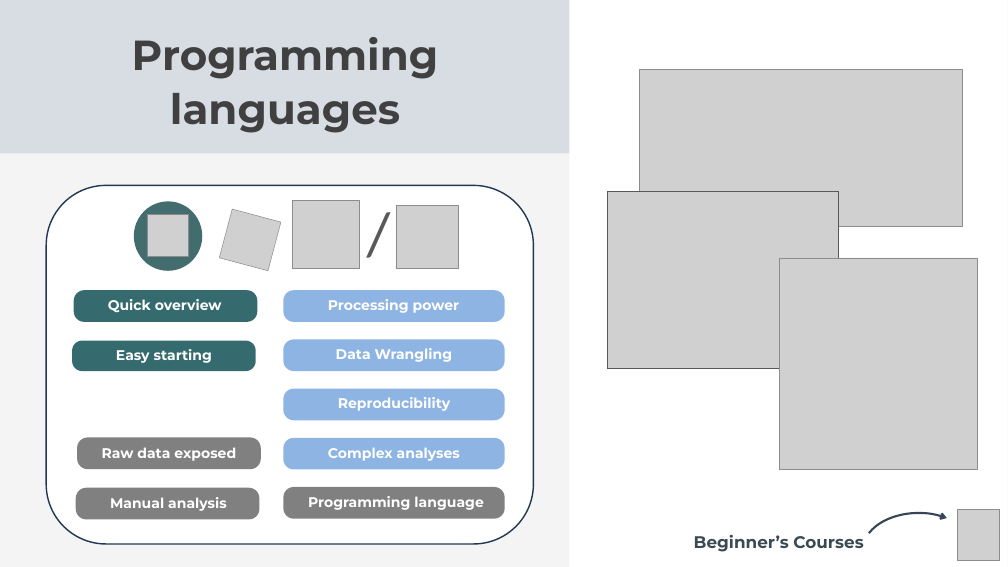
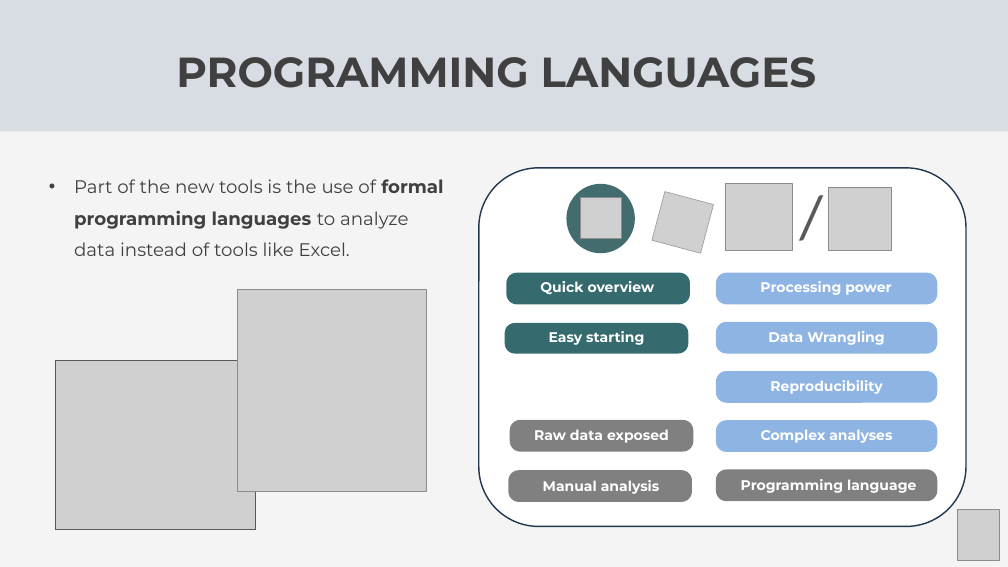
Before and after one commit to Center-for-Health-Data-Science/Foundations-of-Health-Data-Science, a slide deck: slide 17 of Slides/FHDS_Data_Collection_Part1.pptx (slide 19 before the commit). Drawn at 1008x567 pixels with LibreOffice and Linux fonts; fonts in the diff are those of the drawing; grey boxes stand for pictures. Boxes give left, top, right and bottom in pixels: in the first picture for what was removed or moved away, otherwise in the second. Text is boxed around its words. In the diff, an @@ line names an element or a change of style, - is before the commit and + after.

```diff
--- a/Slides/FHDS_Data_Collection_Part1.pptx
+++ b/Slides/FHDS_Data_Collection_Part1.pptx
@@ freeform shape resized from (x1=0, y1=0, x2=596, y2=153) to (x1=0, y1=0, x2=1008, y2=132) @@
@@ rectangle removed at (x1=570, y1=0, x2=1008, y2=567) @@
@@ text at (x1=176, y1=57, x2=817, y2=88): text changed @@
-Programming languages
+PROGRAMMING LANGUAGES
@@ picture removed at (x1=640, y1=70, x2=962, y2=226) @@
@@ text added at (x1=74, y1=179, x2=443, y2=256), 26 pt, text #404040 @@
+• Part of the new tools is the use of formal programming languages to analyze data instead of tools like Excel.
@@ 1 picture, 1 ellipse, 1 text moved together from (x1=134, y1=192, x2=408, y2=271) to (x1=566, y1=174, x2=841, y2=254) @@
@@ picture removed at (x1=219, y1=209, x2=281, y2=271) @@
@@ picture added at (x1=652, y1=191, x2=714, y2=253) @@
@@ picture resized from (x1=779, y1=258, x2=978, y2=469) to (x1=237, y1=290, x2=426, y2=491) @@
@@ 5 rounded rectangles, 4 rectangles, 2 pictures, 2 texts moved together from (x1=72, y1=201, x2=505, y2=520) to (x1=505, y1=183, x2=937, y2=502) @@
@@ text "Easy starting" rewrapped from (x1=84, y1=344, x2=244, y2=365) to (x1=549, y1=331, x2=644, y2=345) @@
@@ picture resized from (x1=607, y1=192, x2=838, y2=368) to (x1=56, y1=360, x2=256, y2=530) @@
@@ 5 rounded rectangles, 1 rectangle moved together from (x1=46, y1=185, x2=534, y2=544) to (x1=479, y1=168, x2=966, y2=526) @@
@@ text "Complex analyses" rewrapped from (x1=325, y1=441, x2=464, y2=464) to (x1=761, y1=429, x2=892, y2=443) @@
@@ text removed at (x1=694, y1=535, x2=863, y2=552) @@
-Beginner’s Courses
@@ arc (boxed as its full ellipse) removed at (x1=863, y1=513, x2=974, y2=567) @@
```
Also in this commit, not shown: 5 other slides changed, 2 slides removed, 7 other files.
